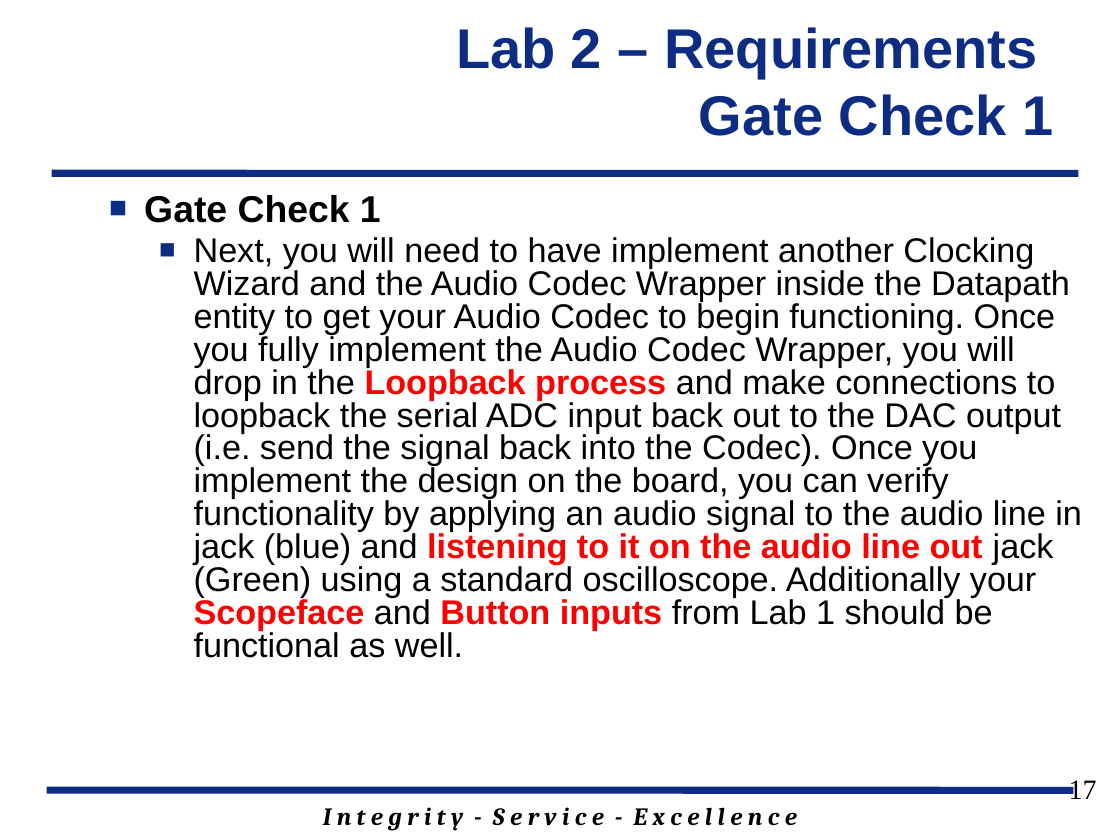
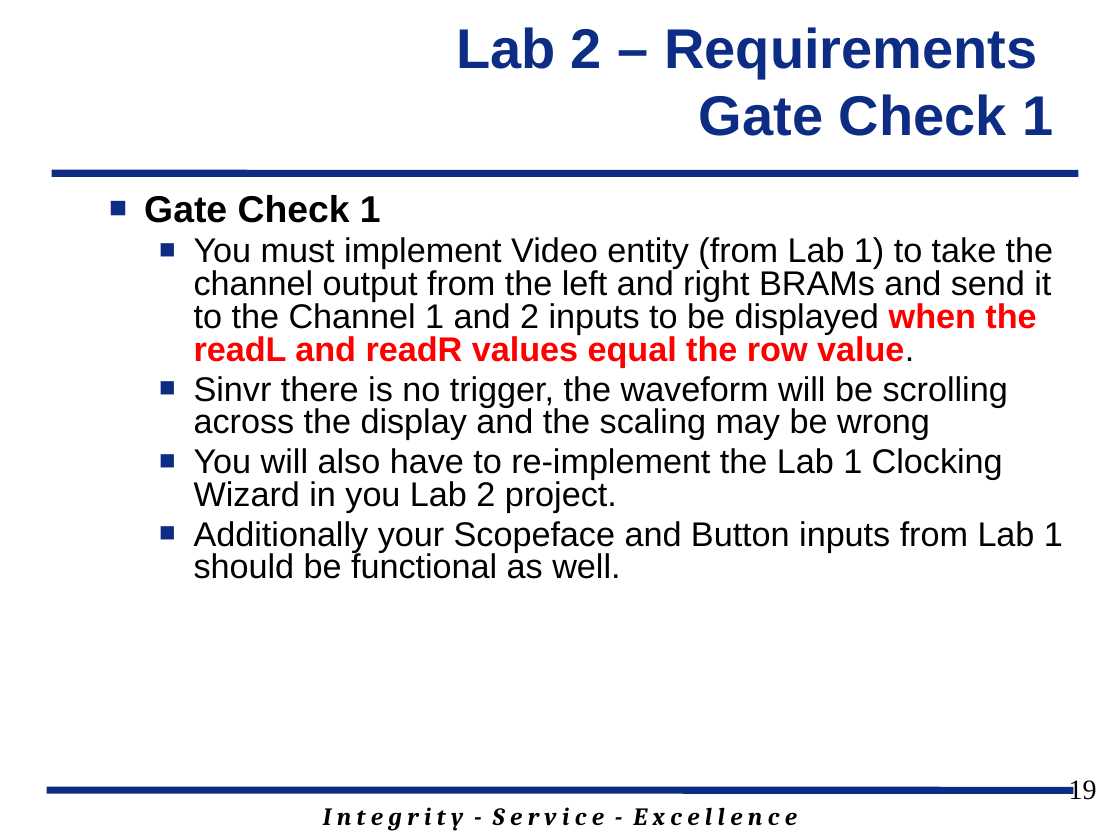
Before and after one commit to GeorgeYork/ECE383_web, a slide deck: slide 19 of lab/lab2/ECE_383_Lab2.pptx (slide 17 before the commit). Drawn at 1120x840 pixels with LibreOffice and Linux fonts; fonts in the diff are those of the drawing; background and template pictures are left out. Boxes give left, top, right and bottom in pixels: in the first picture for what was removed or moved away, otherwise in the second. Text is boxed around its words. In the diff, an @@ line names an element or a change of style, - is before the commit and + after.

Commit message:
update for gate check 3

```diff
--- a/lab/lab2/ECE_383_Lab2.pptx
+++ b/lab/lab2/ECE_383_Lab2.pptx
@@ text at box(194, 237, 1063, 579): text changed @@
-  ■ Next, you will need to have implement another Clocking Wizard and the Audio Codec Wrapper inside the Datapath entity to get your Audio Codec to begin functioning. Once you fully implement the Audio Codec Wrapper, you will drop in the Loopback process and make connections to loopback the serial ADC input back out to the DAC output (i.e. send the signal back into the Codec). Once you implement the design on the board, you can verify functionality by applying an audio signal to the audio line in jack (blue) and listening to it on the audio line out jack (Green) using a standard oscilloscope. Additionally your Scopeface and Button inputs from Lab 1 should be functional as well.
+  ■ You must implement Video entity (from Lab 1) to take the channel output from the left and right BRAMs and send it to the Channel 1 and 2 inputs to be displayed when the readL and readR values equal the row value.
+  ■ Sinvr there is no trigger, the waveform will be scrolling across the display and the scaling may be wrong
+  ■ You will also have to re-implement the Lab 1 Clocking Wizard in you Lab 2 project.
+  ■ Additionally your Scopeface and Button inputs from Lab 1 should be functional as well.
@@ page number at box(1069, 780, 1097, 800): text changed @@
-17
+19
```
Also in this commit, not shown: 7 other slides changed, 5 slides added.
